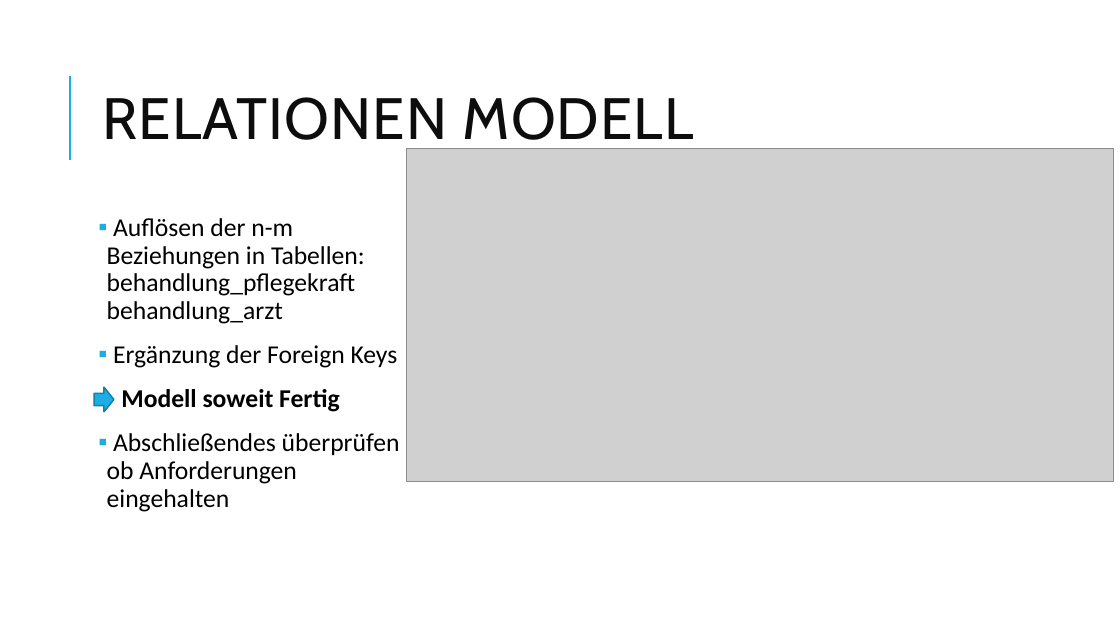
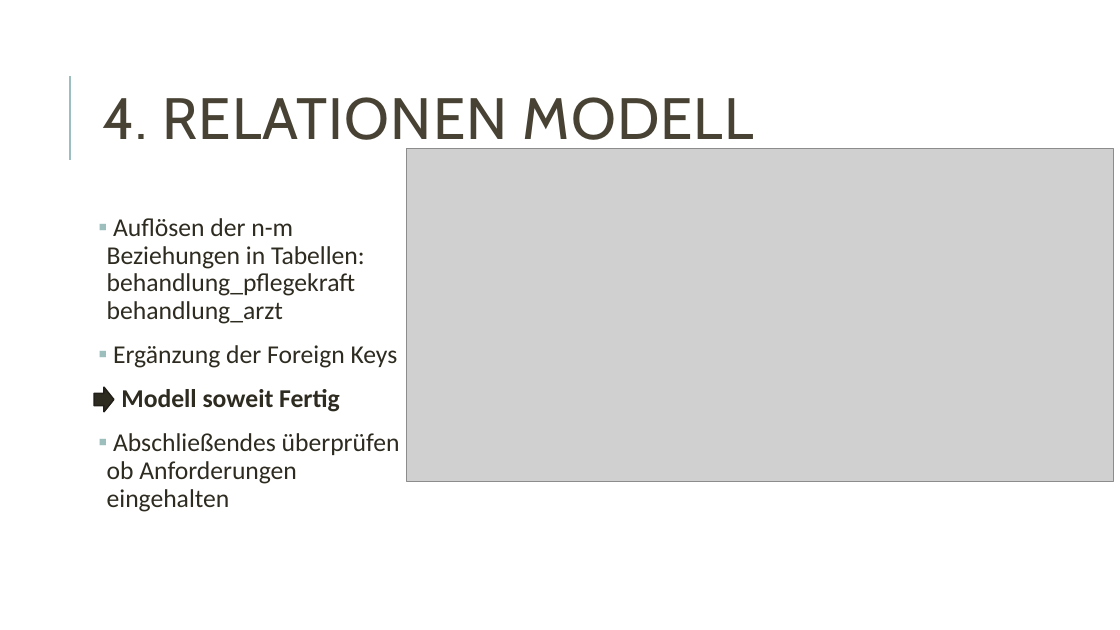
Before and after one commit to vincepr/proj_db_krankenhaus, a slide deck: slide 5 of Datenbank_Krankenhaus.pptx. Drawn at 1120x630 pixels with LibreOffice and Linux fonts; fonts in the diff are those of the drawing; grey boxes stand for pictures. Boxes give left, top, right and bottom in pixels: in the first picture for what was removed or moved away, otherwise in the second. Text is boxed around its words. In the diff, an @@ line names an element or a change of style, - is before the commit and + after.

```diff
--- a/Datenbank_Krankenhaus.pptx
+++ b/Datenbank_Krankenhaus.pptx
@@ line (70, 160) - (70, 76): stroke #1CADE4 1.5 pt to #9CBEBD 1.5 pt @@
@@ title at [102, 97, 754, 152]: text changed; text colour #0D0D0D to #474233 @@
-RELATIONEN MODELL
+4. RELATIONEN MODELL
@@ text "Auflösen der n-m Beziehungen in ..." at [107, 218, 400, 512]: text colour #000000 to #2E2B21; bullet colour #1CADE4 to #9CBEBD @@
@@ right arrow at [94, 387, 114, 412]: fill #1CADE4 to #2E2B21; outline #1580A9 1.25 pt to #222018 1.25 pt @@
```
Also in this commit, not shown: 7 other slides changed, 1 slide added, 1 slide removed.
